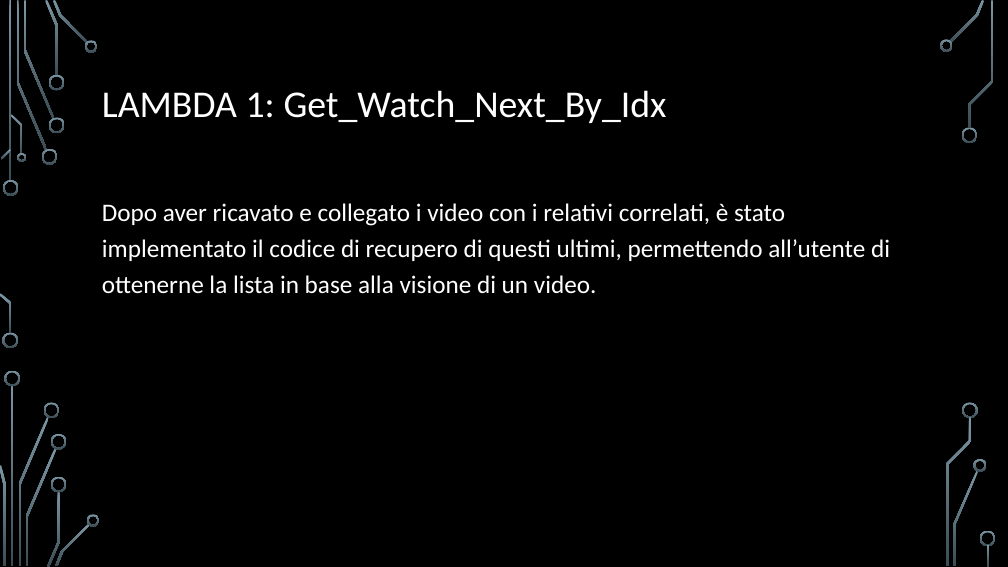
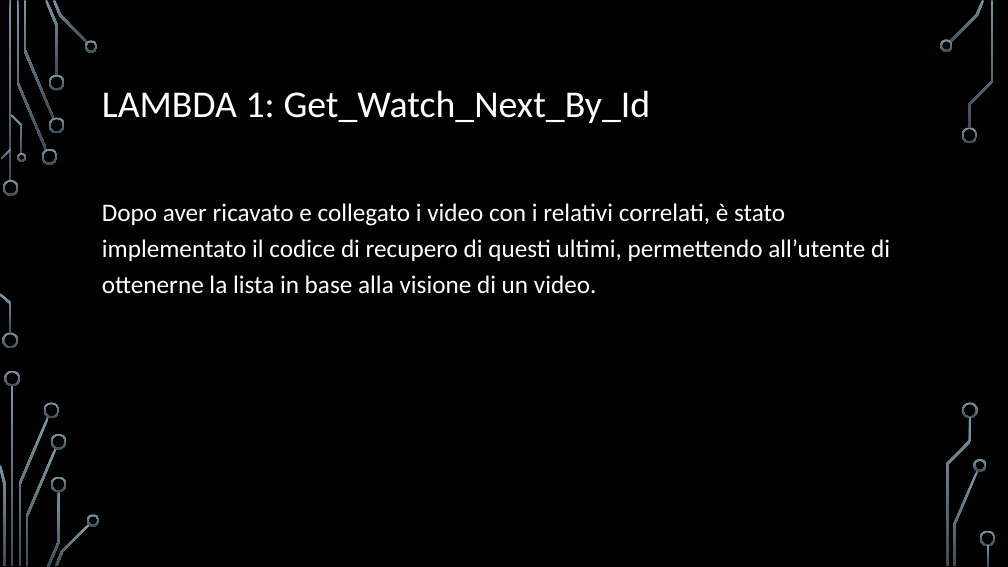
Before and after one commit to carraraFederico/TEDxLearn_ProgettoCloudMobile_2024, a slide deck: slide 2 of Presentazioni/TEDxLearn_part3.pptx. Drawn at 1008x567 pixels with LibreOffice and Linux fonts; fonts in the diff are those of the drawing; background and template pictures are left out. Boxes give left, top, right and bottom in pixels: in the first picture for what was removed or moved away, otherwise in the second. Text is boxed around its words. In the diff, an @@ line names an element or a change of style, - is before the commit and + after.

```diff
--- a/Presentazioni/TEDxLearn_part3.pptx
+++ b/Presentazioni/TEDxLearn_part3.pptx
@@ title at (x1=102, y1=90, x2=651, y2=123): text changed @@
-LAMBDA 1: Get_Watch_Next_By_Idx
+LAMBDA 1: Get_Watch_Next_By_Id
```
Also in this commit, not shown: 3 other slides changed, 3 slides added, 2 slides removed, 1 other file.
